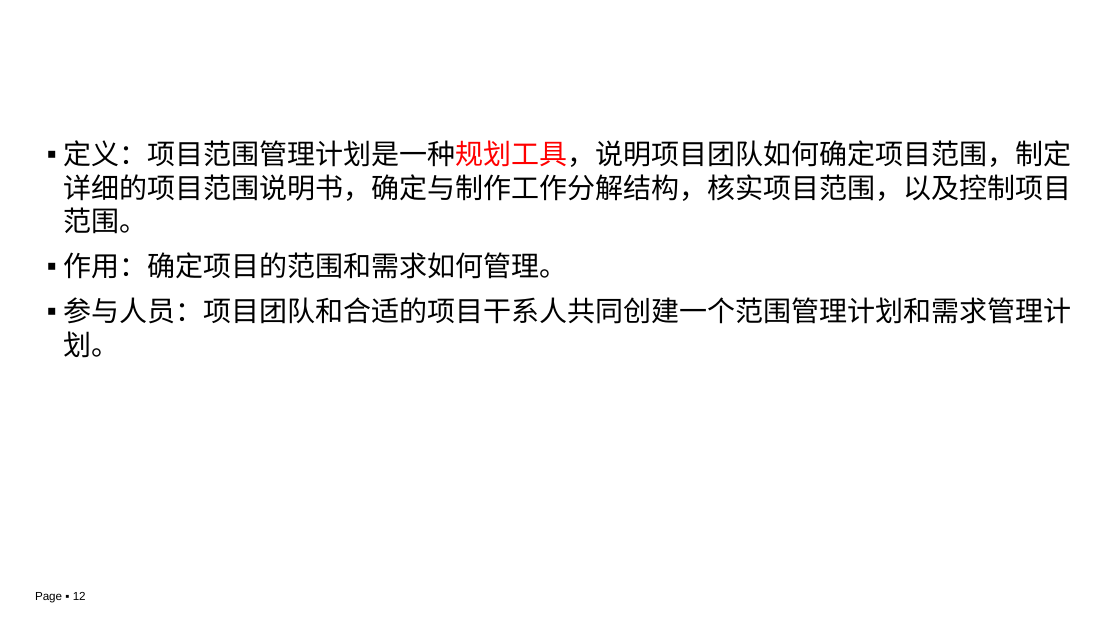
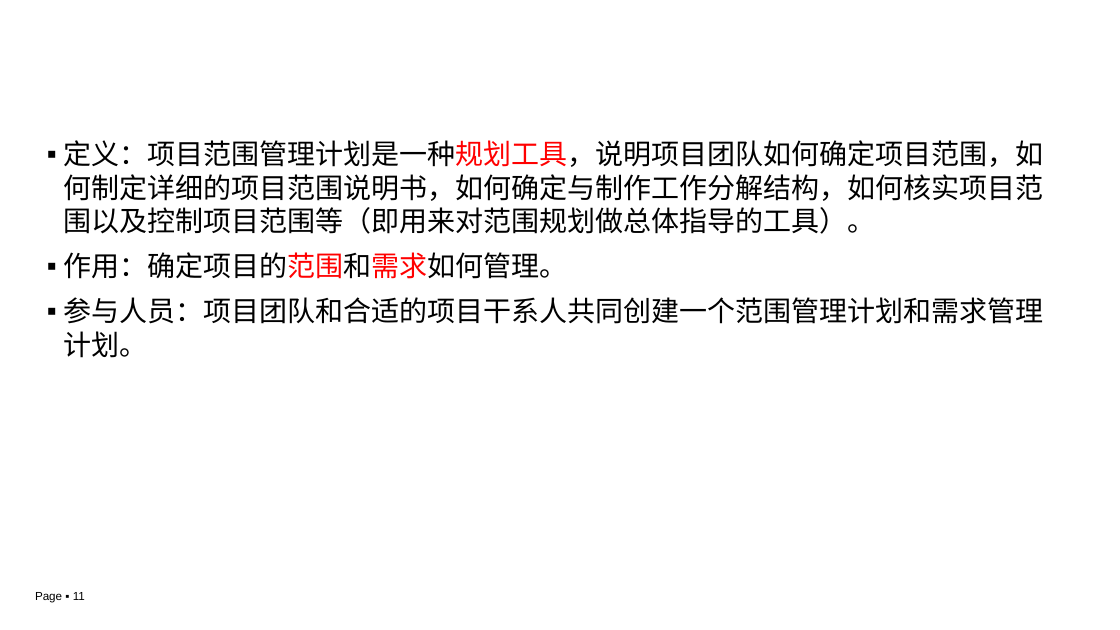
Before and after one commit to edu2act/course-IT-Project-Management, a slide deck: slide 11 of materials/slides/ch03-1.pptx (slide 12 before the commit). Drawn at 1120x630 pixels with LibreOffice and Linux fonts; fonts in the diff are those of the drawing; background and template pictures are left out. Boxes give left, top, right and bottom in pixels: in the first picture for what was removed or moved away, otherwise in the second. Text is boxed around its words. In the diff, an @@ line names an element or a change of style, - is before the commit and + after.

```diff
--- a/materials/slides/ch03-1.pptx
+++ b/materials/slides/ch03-1.pptx
@@ text at (64, 140, 1044, 234): text changed @@
-▪ 定义：项目范围管理计划是一种规划工具，说明项目团队如何确定项目范围，制定详细的项目范围说明书，确定与制作工作分解结构，核实项目范围，以及控制项目范围。
+▪ 定义：项目范围管理计划是一种规划工具，说明项目团队如何确定项目范围，如何制定详细的项目范围说明书，如何确定与制作工作分解结构，如何核实项目范围以及控制项目范围等（即用来对范围规划做总体指导的工具）。
@@ text at (64, 252, 568, 279): text colour #000000 to #FF0000 in "作用：确定项目的范围和需求如何管理。" @@
@@ page number at (35, 592, 85, 603): text changed @@
-Page ▪ 12
+Page ▪ 11
```
Also in this commit, not shown: 6 other slides changed, 1 slide added, 1 slide removed.
